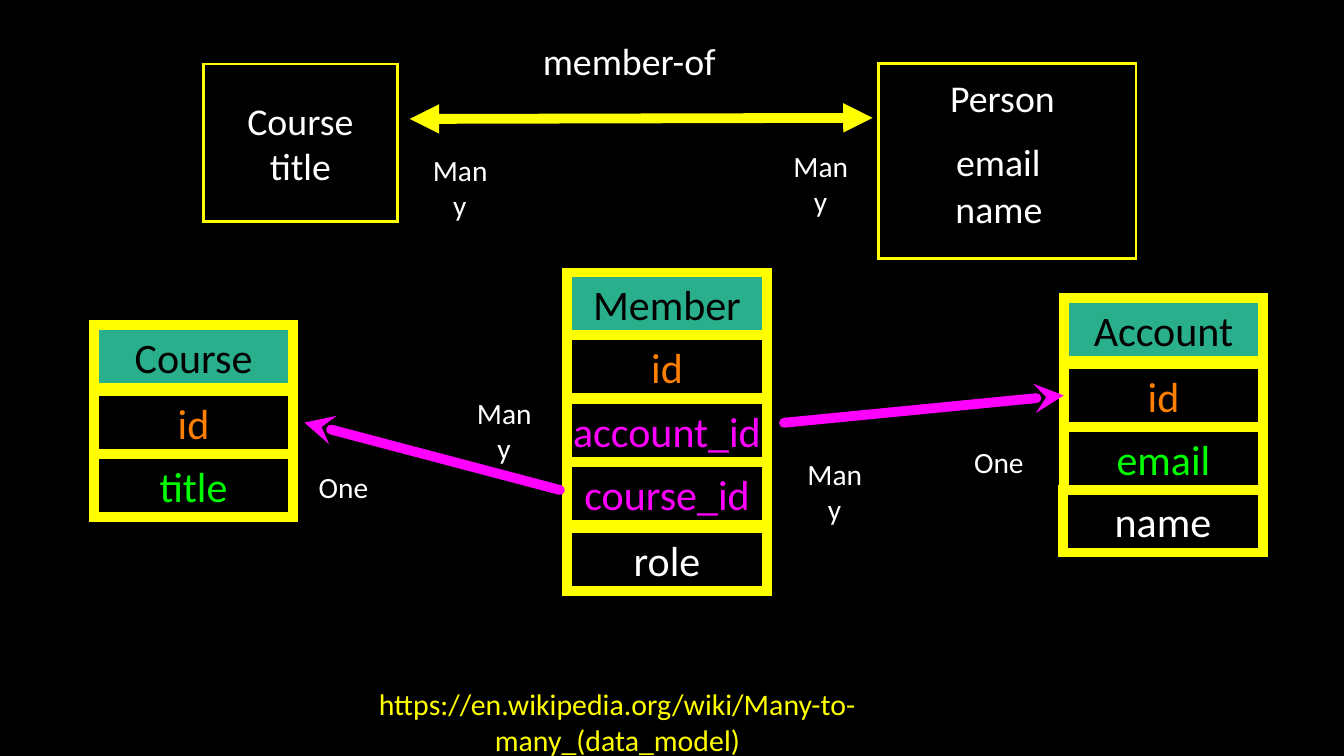
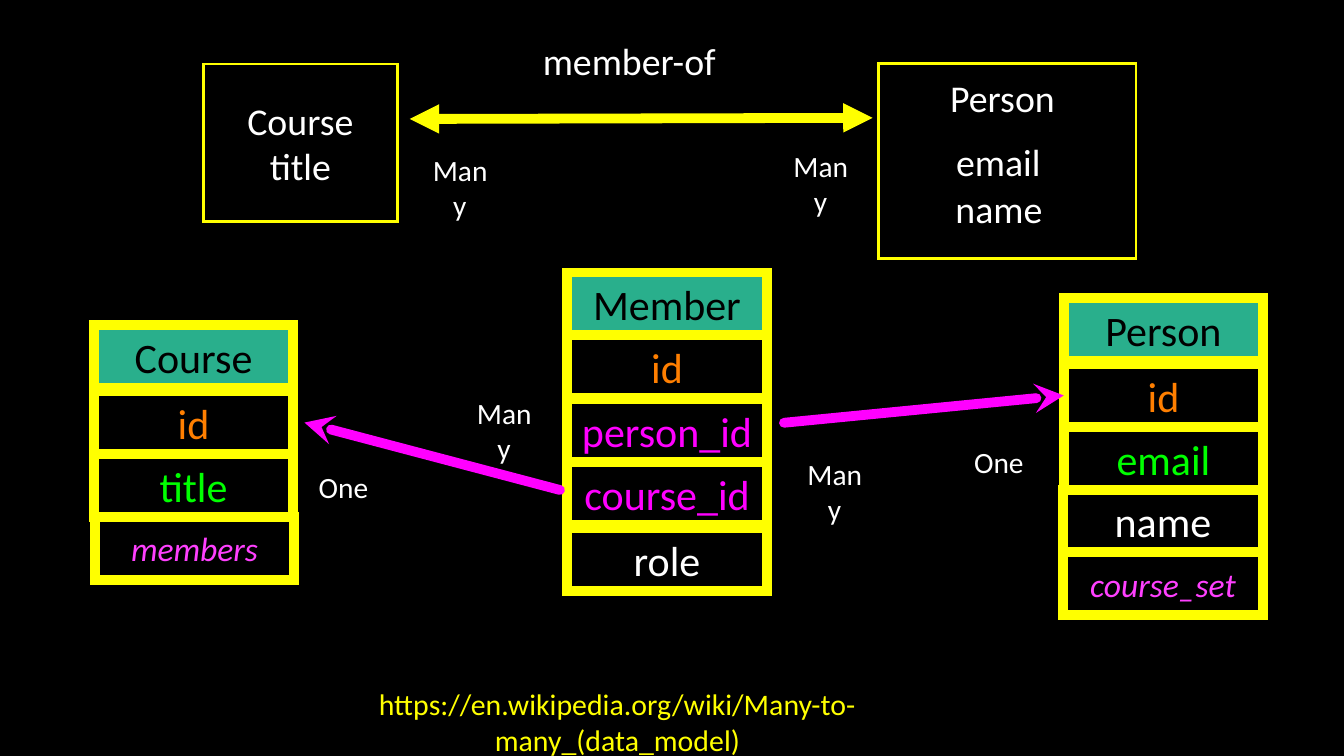
Before and after one commit to csev/dj4e, a slide deck: slide 5 of lectures/DJ-03-Many-To-Many.pptx. Drawn at 1344x756 pixels with LibreOffice and Linux fonts; fonts in the diff are those of the drawing. Boxes give left, top, right and bottom in pixels: in the first picture for what was removed or moved away, otherwise in the second. Text is boxed around its words. In the diff, an @@ line names an element or a change of style, - is before the commit and + after.

```diff
--- a/lectures/DJ-03-Many-To-Many.pptx
+++ b/lectures/DJ-03-Many-To-Many.pptx
@@ text in rectangle at <box>1105,319,1221,347</box>: text changed @@
-Account
+Person
@@ text in rectangle at <box>582,418,752,454</box>: text changed @@
-account_id
+person_id
@@ rectangle added at <box>95,517,294,580</box>, outline #FFFF00 7 pt, 24 pt, text #FF40FF, italic @@
+members
@@ rectangle added at <box>1064,553,1263,615</box>, outline #FFFF00 7 pt, 24 pt, text #FF40FF, italic @@
+course_set
```
Also in this commit, not shown: 2 other slides changed, 1 other file.
